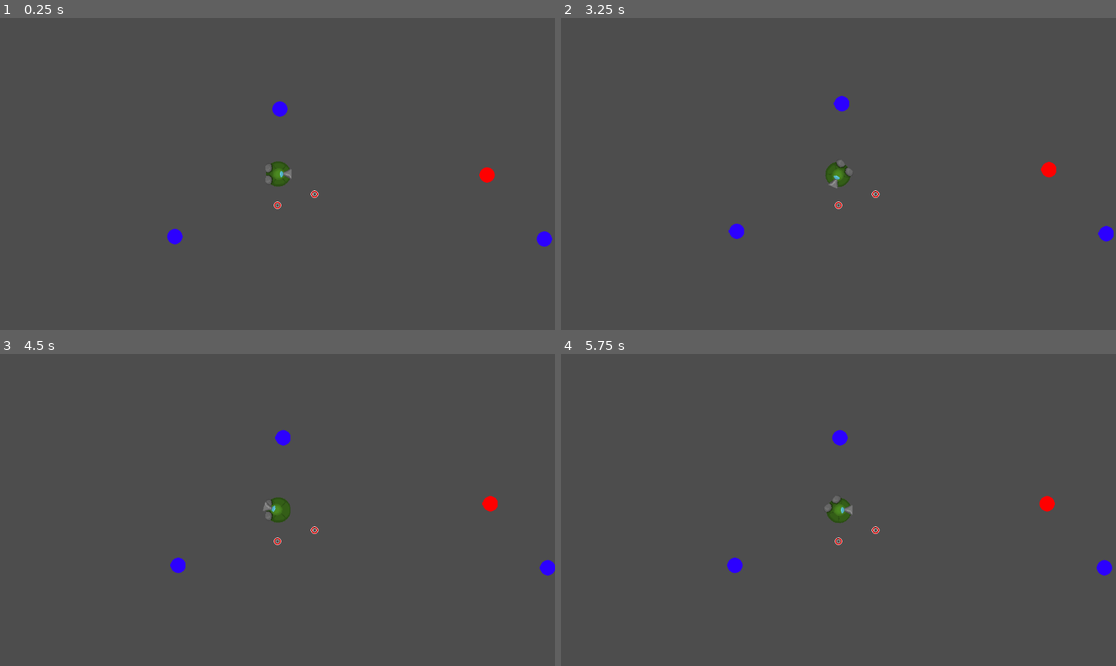
Above: before the commit, frames 1-4 (two rows, left to right).
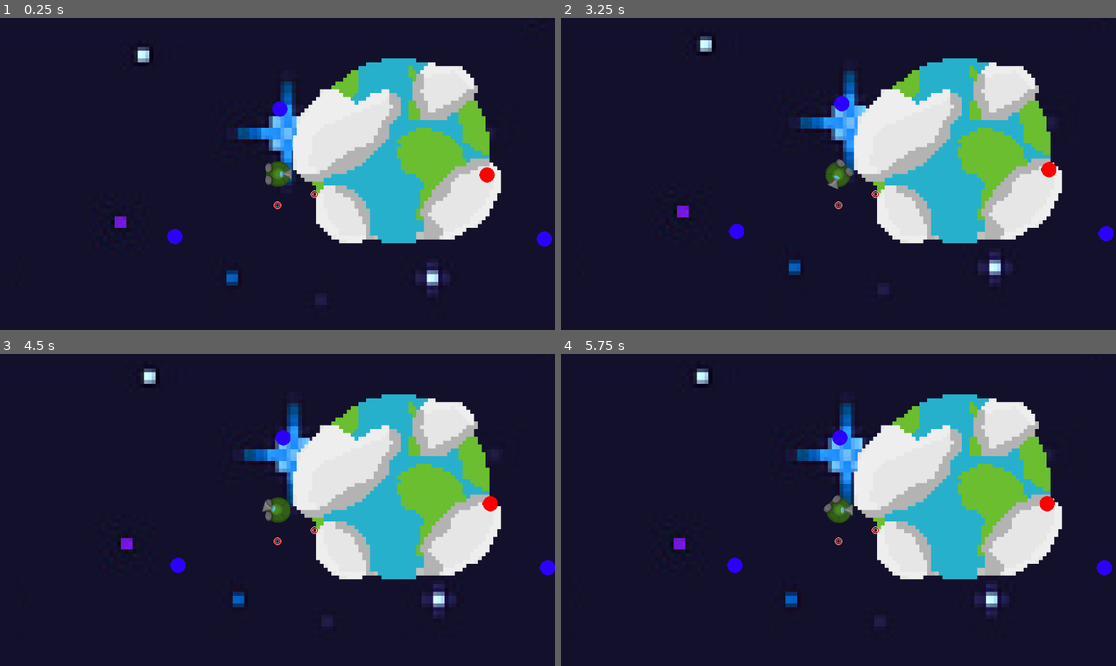
Above: after the commit, the same moments.

Repository: vmaxime03/ZigobarsJam
Game: Godot game, scene res://scenes/debug.tscn
Two runs of this game, one before a commit and one after it. Both use one fixed random seed, a clock stepped at 60 frames per second and the inputs below.
Inputs (mouse positions are in pixels of both pictures, inside the frame that each line leads up to):
- Up to frame 1 (0.25 s): no input
- Up to frame 2 (3.25 s): tap Enter at 0.5 s; move the mouse to (960, 158) at 0.52 s; tap D (d) at 0.6 s; tap E (e) at 0.8, 1.35 s; move the mouse to (727, 189) at 1.27 s; tap A (q) at 1.55, 2.1 s; tap Space (space) at 2 s; move the mouse to (894, 105) at 2.02 s; tap S (s) at 2.3, 2.85 s; move the mouse to (810, 236) at 2.77 s; tap W (z) at 3.05 s
- Up to frame 3 (4.5 s): move the mouse to (444, 556) at 3.52 s; tap W (z) at 3.6 s; tap D (d) at 3.8, 4.35 s; tap Enter at 4.25 s; move the mouse to (111, 463) at 4.27 s
- Up to frame 4 (5.75 s): tap E (e) at 4.55, 5.1 s; move the mouse to (866, 510) at 5.02 s; tap A (q) at 5.3 s

The runs differ from the first frame. In frame 1, 99% of the frame differs, in the area x 0-100%, y 0-100%; in frame 2, 99%; in frame 3, 99%; in frame 4, 99%.

Commit message:
ajout backgroung

Diff:
--- /dev/null
+++ b/game/scenes/Arrièreplan.tscn
@@ -0,0 +1,42 @@
+[gd_scene load_steps=4 format=3 uid="uid://csk2sjrs4mf2t"]
+
+[ext_resource type="Texture2D" uid="uid://bwt6wu6pu1lq2" path="res://assets/art/background/terre.png" id="1_xeyeg"]
+[ext_resource type="Texture2D" uid="uid://civctguqyvpa6" path="res://assets/art/background/istockphoto-1442000322-170667a.jpg" id="2_ylmo5"]
+
+[sub_resource type="GDScript" id="GDScript_xaqdo"]
+script/source = "extends ParallaxLayer
+
+
+# Called when the node enters the scene tree for the first time.
+func _ready() -> void:
+	set
+	pass # Replace with function body.
+
+
+# Called every frame. 'delta' is the elapsed time since the previous frame.
+func _process(delta: float) -> void:
+	pass
+"
+
+[node name="Arrièreplan" type="Node2D"]
+z_index = -1
+
+[node name="Sprite2D" type="Sprite2D" parent="."]
+scale = Vector2(8, 8)
+texture = ExtResource("1_xeyeg")
+centered = false
+offset = Vector2(0, -40)
+
+[node name="ParallaxBackground" type="ParallaxBackground" parent="."]
+
+[node name="ParallaxLayer" type="ParallaxLayer" parent="ParallaxBackground"]
+z_index = -2
+motion_scale = Vector2(2, 2)
+motion_mirroring = Vector2(800, 800)
+script = SubResource("GDScript_xaqdo")
+
+[node name="Sprite2D" type="Sprite2D" parent="ParallaxBackground/ParallaxLayer"]
+scale = Vector2(8, 8)
+texture = ExtResource("2_ylmo5")
+centered = false
+offset = Vector2(0, -40)
--- a/game/scenes/TestGenPro.tscn
+++ b/game/scenes/TestGenPro.tscn
@@ -10,8 +10,6 @@
 collision_mask = 2
 carb = 100
 
-[node name="Camera2D" type="Camera2D" parent="Player"]
-
 [node name="TileMapLayer" type="TileMapLayer" parent="." node_paths=PackedStringArray("player")]
 script = ExtResource("2_ddjpy")
 player = NodePath("../Player")
--- a/game/scenes/debug.tscn
+++ b/game/scenes/debug.tscn
@@ -24,8 +24,6 @@
 
 [node name="Player" parent="." instance=ExtResource("1_owex6")]
 position = Vector2(549, 270)
-
-[node name="Camera2D" type="Camera2D" parent="Player"]
 
 [node name="Bloc" parent="." instance=ExtResource("2_ahhrw")]
 position = Vector2(1103, 405)
--- a/game/scenes/player.tscn
+++ b/game/scenes/player.tscn
@@ -1,12 +1,13 @@
-[gd_scene load_steps=28 format=3 uid="uid://dgxyex6m3exjm"]
+[gd_scene load_steps=29 format=3 uid="uid://dgxyex6m3exjm"]
 
 [ext_resource type="Script" path="res://scripts/player/player.gd" id="1_5785e"]
-[ext_resource type="Texture2D" uid="uid://u3yx35oaoe8s" path="res://assets/art/vaisseau/vaisseauBaseAllAnime.png" id="2_0udfh"]
-[ext_resource type="Texture2D" uid="uid://dl5epqqy5hdam" path="res://assets/art/vaisseau/teteVaisseau.png" id="3_03r80"]
-[ext_resource type="Texture2D" uid="uid://d25plol515f2w" path="res://assets/art/progress_under.png" id="4_rl1vn"]
+[ext_resource type="Texture2D" uid="uid://bkm4lotklys01" path="res://assets/art/vaisseau/vaisseauBaseAllAnime.png" id="2_0udfh"]
+[ext_resource type="Texture2D" uid="uid://c2sogd45bgoer" path="res://assets/art/vaisseau/teteVaisseau.png" id="3_03r80"]
+[ext_resource type="Texture2D" uid="uid://d01uyppkb0x6p" path="res://assets/art/progress_under.png" id="4_rl1vn"]
 [ext_resource type="PackedScene" uid="uid://00dvf4im8tux" path="res://scenes/aspirateur.tscn" id="4_t4ctc"]
-[ext_resource type="Texture2D" uid="uid://qh6yl0nmi8w0" path="res://assets/art/progress_over.png" id="5_mlf7w"]
-[ext_resource type="Texture2D" uid="uid://mvamk8j3m4ja" path="res://assets/art/progress.png" id="6_wuw4j"]
+[ext_resource type="Texture2D" uid="uid://bwkh3705w1cb5" path="res://assets/art/progress_over.png" id="5_mlf7w"]
+[ext_resource type="Texture2D" uid="uid://e3smsef1qp54" path="res://assets/art/progress.png" id="6_wuw4j"]
+[ext_resource type="PackedScene" uid="uid://csk2sjrs4mf2t" path="res://scenes/Arrièreplan.tscn" id="8_mprob"]
 
 [sub_resource type="CircleShape2D" id="CircleShape2D_5inrx"]
 radius = 32.0
@@ -144,6 +145,7 @@
 }
 
 [node name="Player" type="CharacterBody2D" node_paths=PackedStringArray("carbBar", "o2Bar", "interactButton", "body", "arm", "aspirateur", "animation_tree") groups=["joueur"]]
+visibility_layer = 2
 collision_mask = 6
 script = ExtResource("1_5785e")
 carb = 1000
@@ -234,3 +236,7 @@
 libraries = {
 "": SubResource("AnimationLibrary_4aiqe")
 }
+
+[node name="Camera2D" type="Camera2D" parent="."]
+
+[node name="Arrièreplan" parent="Camera2D" instance=ExtResource("8_mprob")]
--- a/game/scripts/hook/hook.gd
+++ b/game/scripts/hook/hook.gd
@@ -72,7 +72,8 @@
 			delete()
 	# si l'objet est attirable, actualise le point du grapin
 	else :
-		position = to_global(fixedOn.position)/2
+		if (pullable) :
+			position = to_global(fixedOn.position)/2
 		rope.set_point_position(1, position)
 
 		# rotation de la point par rapport au joueur
--- a/game/scripts/hookable.gd
+++ b/game/scripts/hookable.gd
@@ -10,15 +10,15 @@
 
 
 func compute_hook_pull(pull : Vector2, pullforce : int) -> void :
-    hooked = true
-    hook_pull = -pull.normalized() * pullforce/10
+	hooked = true
+	hook_pull = -pull.normalized() * pullforce/10
 
 
 func hook_pull_physics(delta : float):
-    if (hooked) :
-        position += hook_pull * delta
-        hooked = false
+	if (hooked) :
+		position += hook_pull * delta
+		hooked = false
 
 
 func _physics_process(delta: float) -> void:
-    hook_pull_physics(delta)
+	hook_pull_physics(delta)
Binary file added: game/assets/art/background/istockphoto-1442000322-170667a.jpg
Binary file added: game/assets/art/background/istockphoto-1442000322-170667a.png
